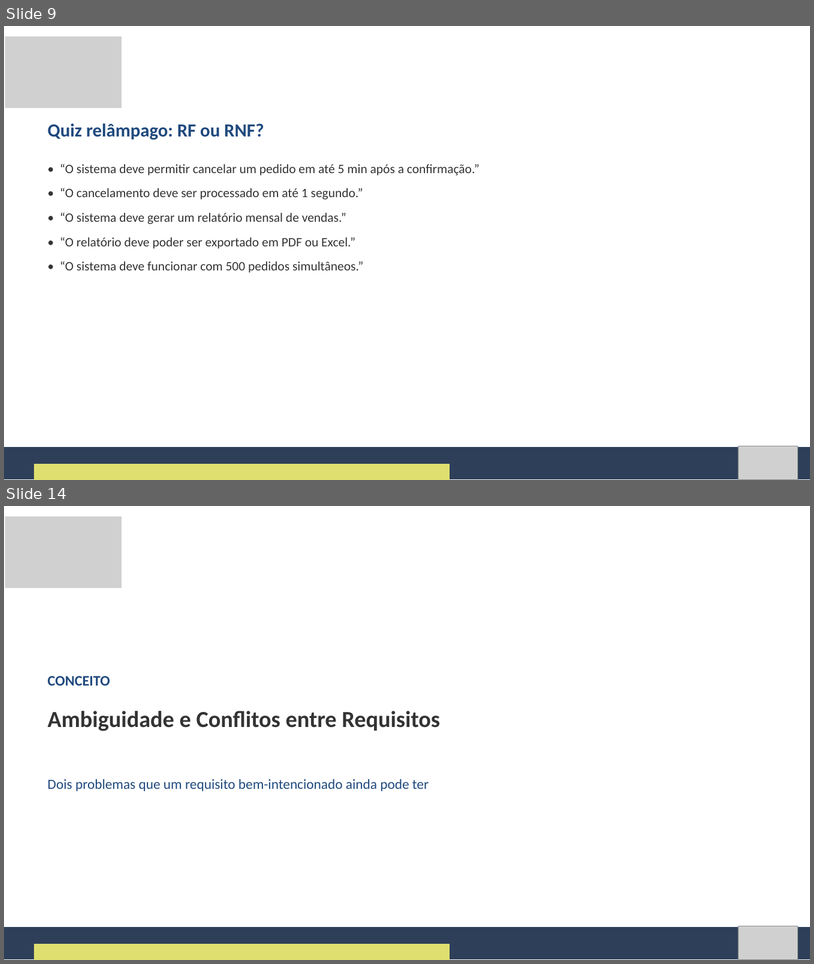
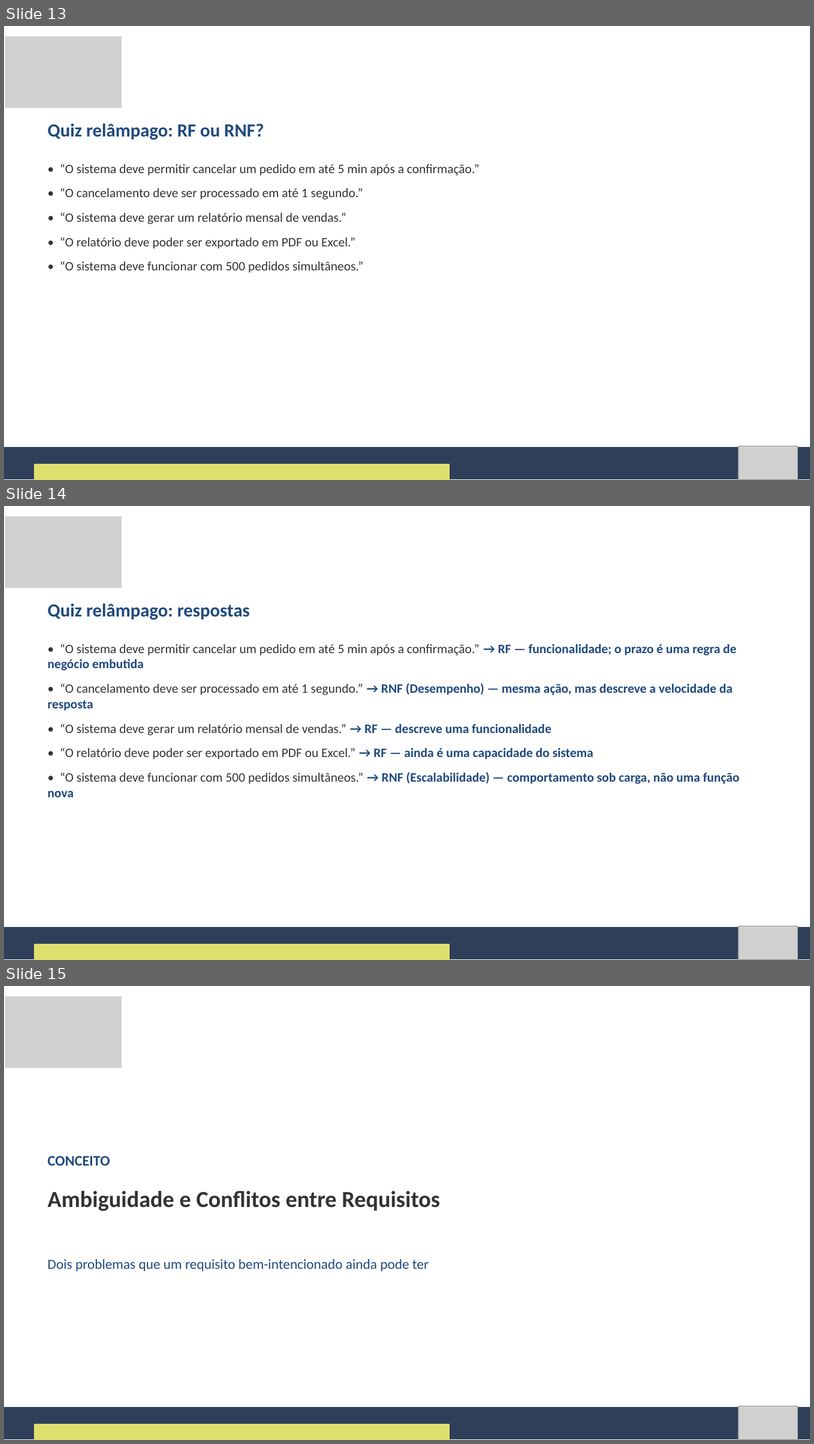
Before and after one commit to Natan20/Curso-Modelagem-De-Sistemas-Material, a slide deck: Aula 02 - 04-09-2026/Aula 2 - Slides.pptx. Shown one above the other, each under a label of ours: slides 9 and 14 before the commit, slides 13, 14 and 15 after it; the slides between them are not shown. The pictures are 814x964 and 814x1444 pixels, drawn with LibreOffice and Linux fonts; fonts in the diff are those of the drawing; grey boxes stand for pictures. Boxes give left, top, right and bottom in pixels: in the first picture for what was removed or moved away, otherwise in the second. Text is boxed around its words. In the diff, an @@ line names an element or a change of style, - is before the commit and + after.

Commit message:
Reorganiza Aula 2: quiz apos RNF, adiciona slides de Criterio de Aceite e move sintese/glossario pro final
- Quiz relampago RF/RNF movido para depois de RF e RNF completos, com slide de respostas novo
- Adiciona slide de definicao do MoSCoW antes das categorias
- Expande Criterio de Aceite em 4 slides (definicao, formato, exemplo, pratica)
- Corrige formatacao inconsistente dos slides de Ambiguidade/Conflitos
- Move Sintese e Glossario para o final, depois do material de reserva
- Esclarece a mecanica do role-play de entrevista no slide

```diff
--- a/Aula 02 - 04-09-2026/Aula 2 - Slides.pptx
+++ b/Aula 02 - 04-09-2026/Aula 2 - Slides.pptx
@@ slide 14 added at (x1=4, y1=506, x2=810, y2=960), background #FFFFFF @@
@@ picture added at (x1=5, y1=516, x2=122, y2=588) @@
@@ text added at (x1=48, y1=603, x2=250, y2=620), 33 pt, text #1F497D, bold @@
+Quiz relâmpago: respostas
@@ text added at (x1=48, y1=643, x2=740, y2=797), 23 pt, text #333333 @@
+• “O sistema deve permitir cancelar um pedido em até 5 min após a confirmação.” → RF — funcionalidade; o prazo é uma regra de negócio embutida
+• “O cancelamento deve ser processado em até 1 segundo.” → RNF (Desempenho) — mesma ação, mas descreve a velocidade da resposta
+• “O sistema deve gerar um relatório mensal de vendas.” → RF — descreve uma funcionalidade
+• “O relatório deve poder ser exportado em PDF ou Excel.” → RF — ainda é uma capacidade do sistema
+• “O sistema deve funcionar com 500 pedidos simultâneos.” → RNF (Escalabilidade) — comportamento sob carga, não uma função nova
@@ freeform shape added at (x1=4, y1=927, x2=810, y2=959), fill #2E4059 @@
@@ picture added at (x1=738, y1=926, x2=798, y2=959) @@
@@ freeform shape added at (x1=34, y1=943, x2=450, y2=960), fill #DFDF6F @@
@@ what was slide 9 is now slide 13 @@
@@ what was slide 14 is now slide 15 @@
```
Also in this commit, not shown: 4 slides changed, 4 other slides added, 2 other files.
